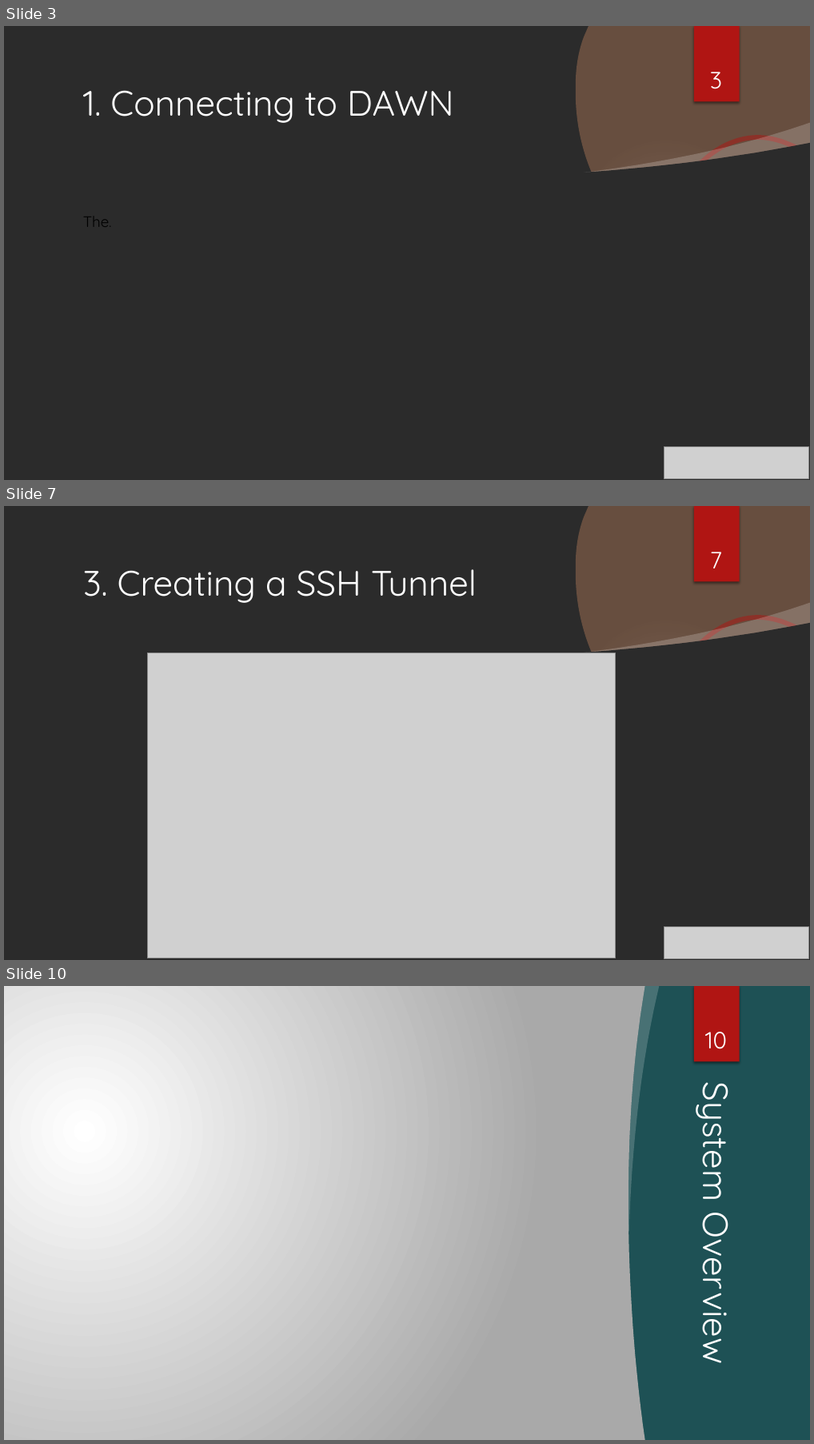
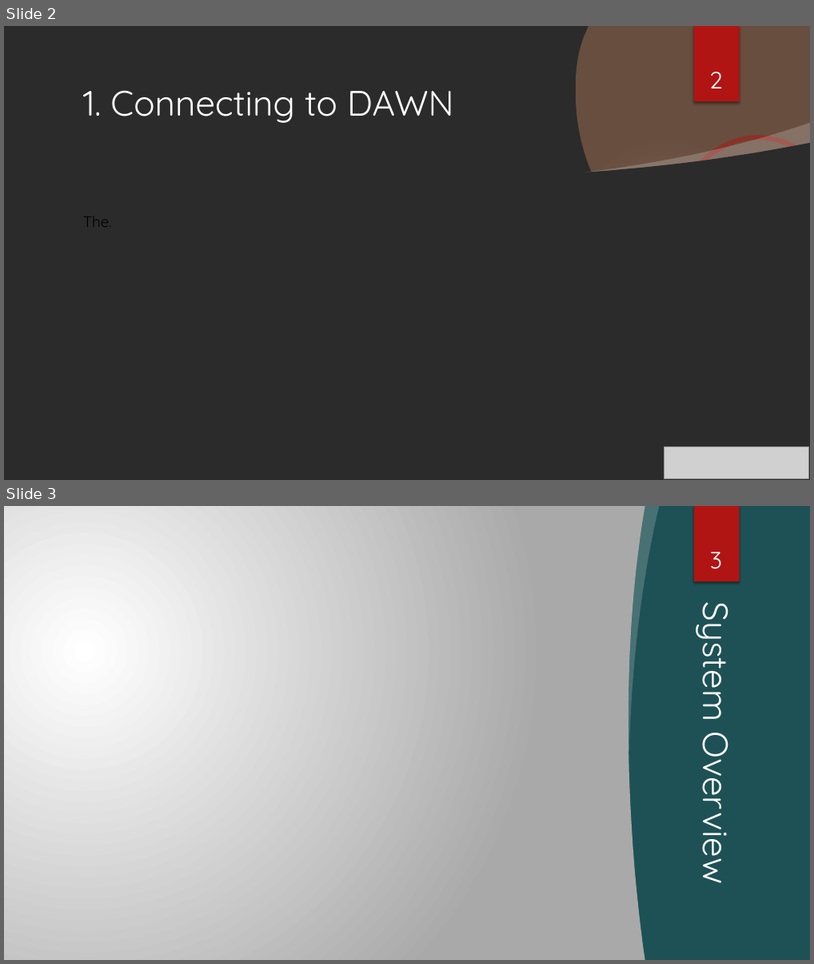
Before and after one commit to RSE-Cambridge/Intro-to-Dawn, a slide deck: Part3-PythonEnvironments/Slides/PyEnvs_onDAWN.pptx. Shown one above the other, each under a label of ours: slides 3, 7 and 10 before the commit, slides 2 and 3 after it; the slides between them are not shown. The pictures are 814x1444 and 814x964 pixels, drawn with LibreOffice and Linux fonts; fonts in the diff are those of the drawing; grey boxes stand for pictures; background and template pictures are left out; a plain dark background stands for a picture behind light text. Boxes give left, top, right and bottom in pixels: in the first picture for what was removed or moved away, otherwise in the second. Text is boxed around its words. In the diff, an @@ line names an element or a change of style, - is before the commit and + after.

Commit message:
VsCode tunnel on dawn
moved vscode on dawn

```diff
--- a/Part3-PythonEnvironments/Slides/PyEnvs_onDAWN.pptx
+++ b/Part3-PythonEnvironments/Slides/PyEnvs_onDAWN.pptx
@@ slide 7 removed at (x1=4, y1=506, x2=810, y2=960), background picture (left out); not listed: 4 template elements that a slide beside it also shows @@
@@ rectangle removed at (x1=694, y1=506, x2=740, y2=582) @@
@@ page number removed at (x1=710, y1=552, x2=722, y2=568) @@
-7
@@ title removed at (x1=83, y1=569, x2=477, y2=603) @@
-3. Creating a SSH Tunnel
@@ freeform shape removed at (x1=4, y1=623, x2=810, y2=960) @@
@@ freeform shape removed at (x1=581, y1=603, x2=810, y2=657) @@
@@ picture removed at (x1=147, y1=653, x2=616, y2=958) @@
@@ picture removed at (x1=665, y1=927, x2=810, y2=959) @@
@@ what was slide 3 is now slide 2 @@
@@ page number at (x1=710, y1=72, x2=723, y2=88): text changed @@
-3
+2
@@ what was slide 10 is now slide 3 @@
@@ page number at (x1=710, y1=552, x2=722, y2=569): text changed @@
-10
+3
```
Also in this commit, not shown: 1 slide changed, 6 other slides removed, 1 other file.
